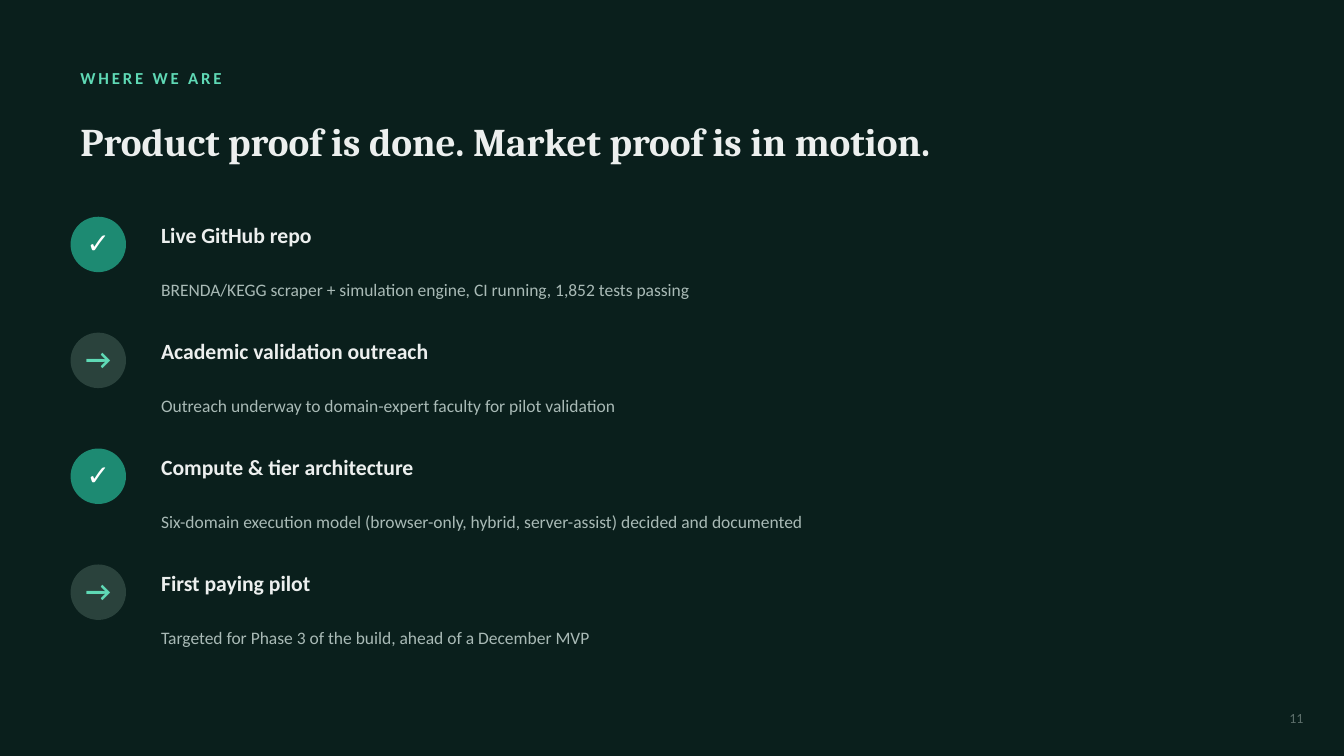
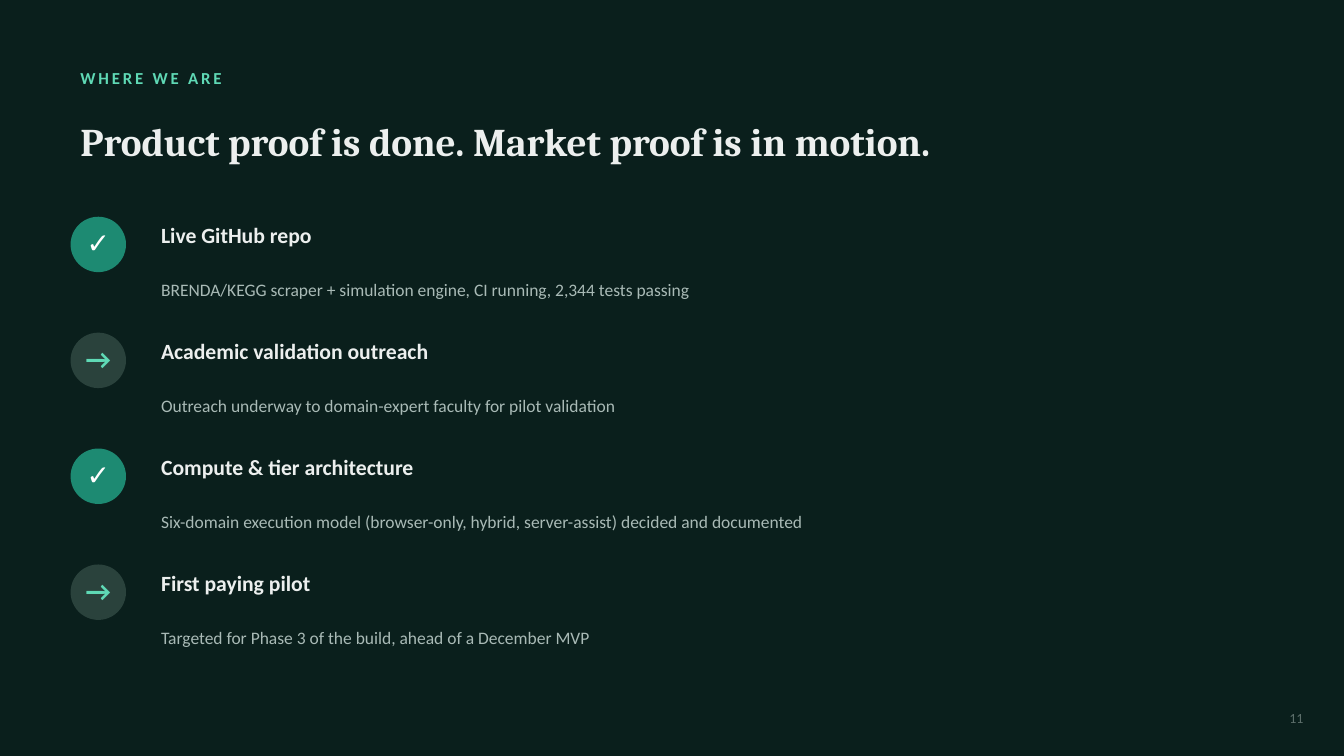
Before and after one commit to math12345678/caterva, a slide deck: slide 11 of terrium_pitch_deck.pptx. Drawn at 1344x756 pixels with LibreOffice and Linux fonts; fonts in the diff are those of the drawing. Boxes give left, top, right and bottom in pixels: in the first picture for what was removed or moved away, otherwise in the second. Text is boxed around its words. In the diff, an @@ line names an element or a change of style, - is before the commit and + after.

```diff
--- a/terrium_pitch_deck.pptx
+++ b/terrium_pitch_deck.pptx
@@ text at (161,284,690,299): text changed @@
-BRENDA/KEGG scraper + simulation engine, CI running, 1,852 tests passing
+BRENDA/KEGG scraper + simulation engine, CI running, 2,344 tests passing
```
Also in this commit, not shown: 1 other slide changed, 10 other files.
